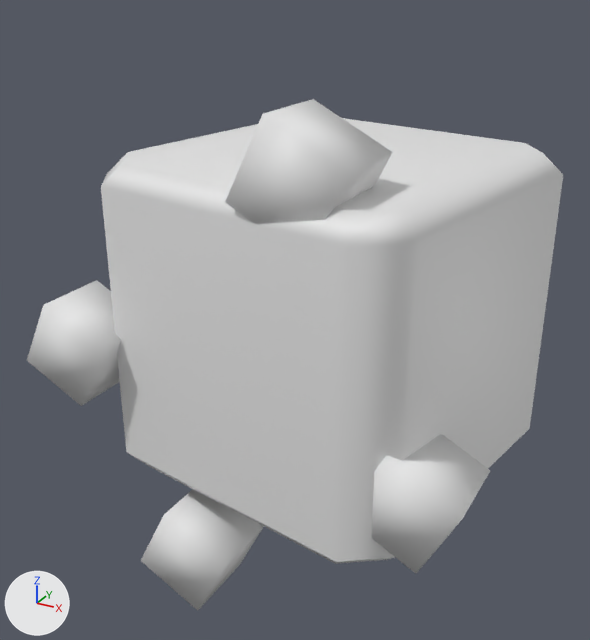
The FBX model Reference/Resources/Mesh/Animation/Effect/E_BS_Normal.fbx as it was, and as the next commit left it.
Rendered twice from a 50 mm camera at (0.00441, -0.00903, 0.00425) aimed at (-0.00047, -0.00017, -0.00018). The lights are fixed; the arrows at lower left show +X, +Y and +Z. Materials are left out; every surface is plain grey. Where no turn or scale is listed for an object, it has been applied to the vertices.

Names of what the first picture shows: 'impact1', 'model1', 'model2', 'model3', 'model4'.
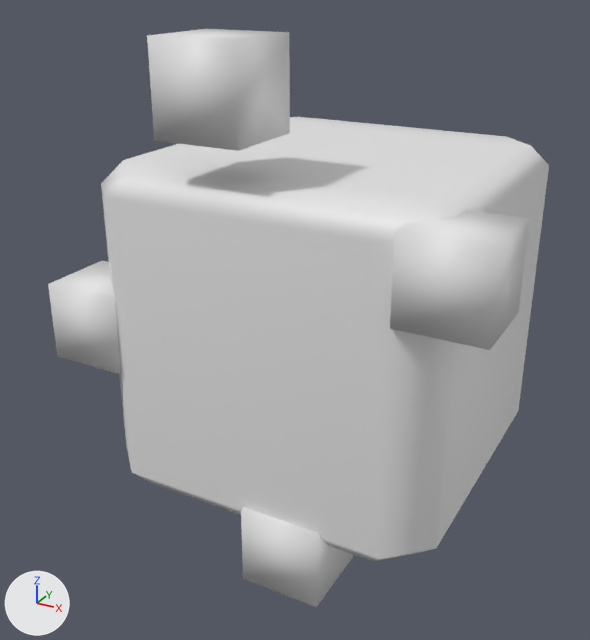
ob_model_scale is not drawn itself; it is the parent of ob_model1, ob_model2, ob_model4, ob_model3.

Location of each change, [x1, y1, x2, y2] in pixels of the pictures (590 x 640 px):
'impact1', turned: before [101, 118, 563, 564]; after [101, 117, 549, 562]
'model2', turned: before [141, 489, 264, 610]; after [147, 29, 290, 151]
'model4', turned: before [27, 280, 121, 406]; after [390, 210, 530, 350]
'model3', turned: before [225, 99, 393, 225]; after [241, 508, 353, 607]
'model1', turned: before [371, 434, 491, 573]; after [48, 261, 122, 373]

What the commit changed:
Object 'model_scale' (ob_model_scale) turns from (0, 0, 153) to (0, 0, 0) degrees about x, y and z.
Object 'impact1' (ob_impact1) turns from (0, 80, 0) to (0, 0, 0) degrees about x, y and z.
